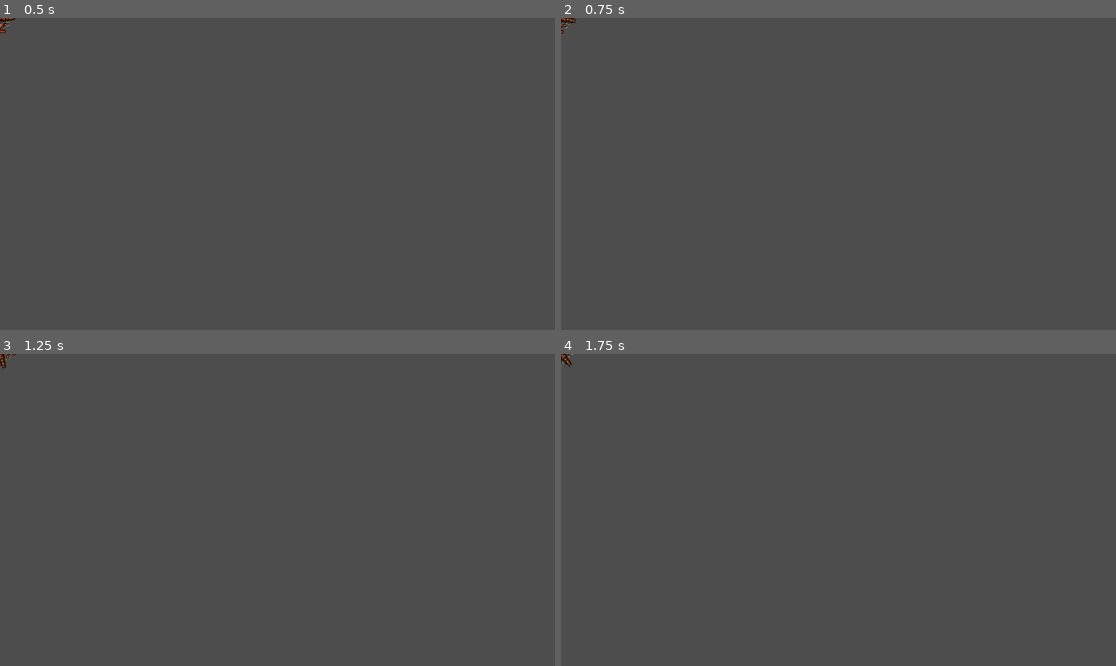
Above: before the commit, frames 1-4 (two rows, left to right).
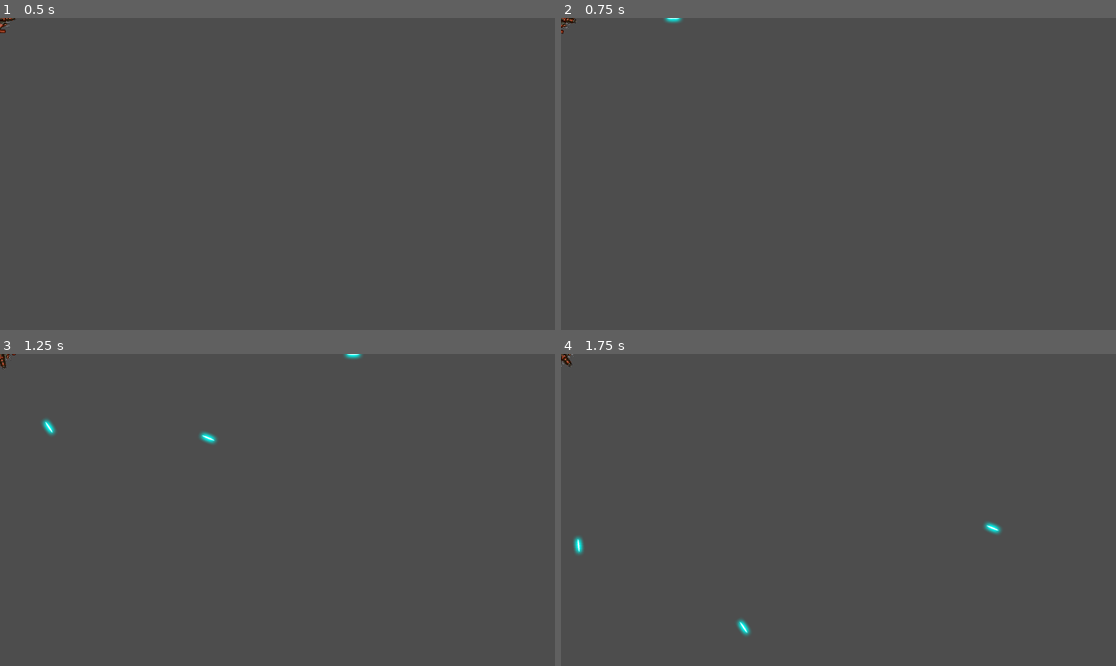
Above: after the commit, the same moments.

Repository: Nordtwig/rockin-roids
Game: Godot game, scene res://player/player.tscn
The game is run twice, just before and just after one commit, with the same random seed, the same clock (stepped at 60 frames per second) and the same inputs.
Inputs:
- Up to frame 1 (0.5 s): no input
- Up to frame 2 (0.75 s): tap Enter at 0.5 s; hold D (rotate_right) from 0.53 s (still down); hold Space (shoot) from 0.53 s (still down)
- Up to frame 3 (1.25 s): keep holding D (rotate_right); keep holding Space (shoot)
- Up to frame 4 (1.75 s): release D (rotate_right) at 1.28 s; release Space (shoot) at 1.28 s; hold A (rotate_left) from 1.28 s (still down); tap Space (shoot) at 1.35 s

Frame 1 is identical in both runs. In frame 2, less than 0.1% of the frame differs, in the area x 18-22%, y 0-2%; in frame 3, 0.2%; in frame 4, 0.3%, in the area x 2-80%, y 53-91%.

Commit message:
create bullet scene, make player fire bullets

Diff:
--- /dev/null
+++ b/bullet/bullet.gd
@@ -0,0 +1,29 @@
+extends Area2D
+
+@export var speed: float = 1000
+
+var velocity: Vector2 = Vector2.ZERO
+
+
+func _ready() -> void:
+    body_entered.connect(_on_body_entered)
+    $VisibleOnScreenNotifier2D.screen_exited.connect(_on_vos_enabler_screen_exited)
+
+
+func _process(delta) -> void:
+    position += velocity * delta
+
+
+func start(_transform: Transform2D) -> void:
+    transform = _transform
+    velocity = transform.x * speed
+
+
+func _on_body_entered(body) -> void:
+    if body.is_in_group("rocks"):
+        body.explode()
+        queue_free()
+
+
+func _on_vos_enabler_screen_exited() -> void:
+    queue_free()
--- /dev/null
+++ b/bullet/bullet.tscn
@@ -0,0 +1,22 @@
+[gd_scene load_steps=4 format=3 uid="uid://b6nysr66og3k"]
+
+[ext_resource type="Texture2D" uid="uid://db0y6qgidyg15" path="res://assets/laser.png" id="1_dh2oj"]
+[ext_resource type="Script" path="res://bullet/bullet.gd" id="1_v8jer"]
+
+[sub_resource type="CapsuleShape2D" id="CapsuleShape2D_ju8ej"]
+radius = 6.0
+height = 28.0
+
+[node name="Bullet" type="Area2D"]
+script = ExtResource("1_v8jer")
+
+[node name="Sprite2D" type="Sprite2D" parent="."]
+scale = Vector2(0.5, 0.5)
+texture = ExtResource("1_dh2oj")
+
+[node name="CollisionShape2D" type="CollisionShape2D" parent="."]
+rotation = 1.5708
+shape = SubResource("CapsuleShape2D_ju8ej")
+
+[node name="VisibleOnScreenNotifier2D" type="VisibleOnScreenNotifier2D" parent="."]
+scale = Vector2(0.6, 0.6)
--- /dev/null
+++ b/main/main.tscn
@@ -0,0 +1,13 @@
+[gd_scene load_steps=3 format=3 uid="uid://6m2tysvlex6k"]
+
+[ext_resource type="Texture2D" uid="uid://ditcr1l5rfg0h" path="res://assets/space_background.png" id="1_y3hj4"]
+[ext_resource type="PackedScene" uid="uid://c7fifqy6dnshj" path="res://player/player.tscn" id="2_1mmkq"]
+
+[node name="Main" type="Node"]
+
+[node name="BackgroundSprite" type="Sprite2D" parent="."]
+position = Vector2(855, 309)
+texture = ExtResource("1_y3hj4")
+
+[node name="Player" parent="." instance=ExtResource("2_1mmkq")]
+position = Vector2(401, 322)
--- a/player/player.gd
+++ b/player/player.gd
@@ -2,17 +2,25 @@
 
 enum PlayerState {INIT, ALIVE, INVULNERABLE, DEAD}
 
+@export_group("Movement")
 @export var engine_power: float = 500.0
 @export var rotation_power: float = 8000.0
+
+@export_group("Combat")
+@export var bullet_scene: PackedScene
+@export var fire_rate: float = 0.25
 
 var current_state = PlayerState.INIT
 var thrust: Vector2 = Vector2.ZERO
 var rotation_direction: float = 0
 var screen_size: Vector2 = Vector2.ZERO
+var can_shoot: bool = true
 
 
 func _ready() -> void:
     screen_size = get_viewport_rect().size
+    $GunCooldownTimer.timeout.connect(_on_gun_cooldown_timer_timeout)
+    $GunCooldownTimer.wait_time = fire_rate
     _change_state(PlayerState.ALIVE)
 
 
@@ -52,3 +60,20 @@
     if Input.is_action_pressed("thrust"):
         thrust = transform.x * engine_power
     rotation_direction = Input.get_axis("rotate_left", "rotate_right")
+
+    if Input.is_action_pressed("shoot") && can_shoot:
+        _shoot()
+
+
+func _shoot() -> void:
+    if current_state == PlayerState.INVULNERABLE:
+        return
+    can_shoot = false
+    $GunCooldownTimer.start()
+    var bullet_instance = bullet_scene.instantiate()
+    get_tree().root.add_child(bullet_instance)
+    bullet_instance.start($MuzzleMarker.global_transform)
+
+
+func _on_gun_cooldown_timer_timeout() -> void:
+    can_shoot = true
--- a/player/player.tscn
+++ b/player/player.tscn
@@ -1,7 +1,8 @@
-[gd_scene load_steps=4 format=3 uid="uid://c7fifqy6dnshj"]
+[gd_scene load_steps=5 format=3 uid="uid://c7fifqy6dnshj"]
 
 [ext_resource type="Texture2D" uid="uid://c0bxb43303qqt" path="res://assets/player_ship.png" id="1_2t86w"]
 [ext_resource type="Script" path="res://player/player.gd" id="1_xlh2l"]
+[ext_resource type="PackedScene" uid="uid://b6nysr66og3k" path="res://bullet/bullet.tscn" id="2_t5m8x"]
 
 [sub_resource type="CircleShape2D" id="CircleShape2D_uxtym"]
 radius = 26.0768
@@ -10,6 +11,7 @@
 linear_damp = 1.0
 angular_damp = 10.0
 script = ExtResource("1_xlh2l")
+bullet_scene = ExtResource("2_t5m8x")
 
 [node name="Sprite2D" type="Sprite2D" parent="."]
 rotation = 1.5708
@@ -18,3 +20,10 @@
 
 [node name="CollisionShape2D" type="CollisionShape2D" parent="."]
 shape = SubResource("CircleShape2D_uxtym")
+
+[node name="MuzzleMarker" type="Marker2D" parent="."]
+position = Vector2(50, 0)
+
+[node name="GunCooldownTimer" type="Timer" parent="."]
+one_shot = true
+autostart = true
